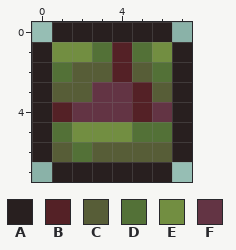
Two states of a pixel-art sprite, Content/Tiles/NoseTemple/NoseTempleBrickGreenItem.png. Above is the file before it was changed.
The file is 16x16 pixels, drawn in blocks of 2x2; one block is one cell here.
Palette (. is transparent): A #281f1f  B #542126  C #575d37  D #537137  E #728e41  F #633444
Pixels before, first column x 0:
0 .AAAAAA.
1 AEEDBDEA
2 ADCCBCDA
3 ACCFFBCA
4 ABFFFBFA
5 ADEEEDDA
6 ACDCCCCA
7 .AAAAAA.
And afterwards:
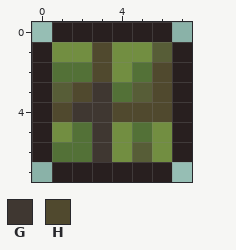
Colours new in this view: G #3f3731  H #50492e
Changes in this commit:
Changed rows in their new state; - is an unchanged pixel.
first column x 1:
1 --HEEC
2 -DHEDH
3 -HGDCH
4 HGGHHH
5 EDG--E
6 D-GE-E
